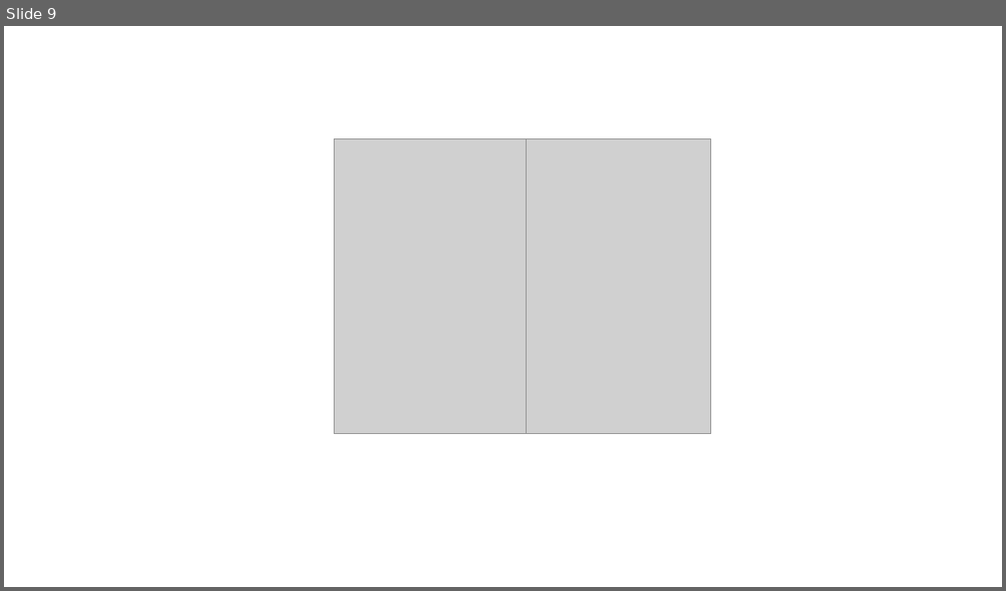
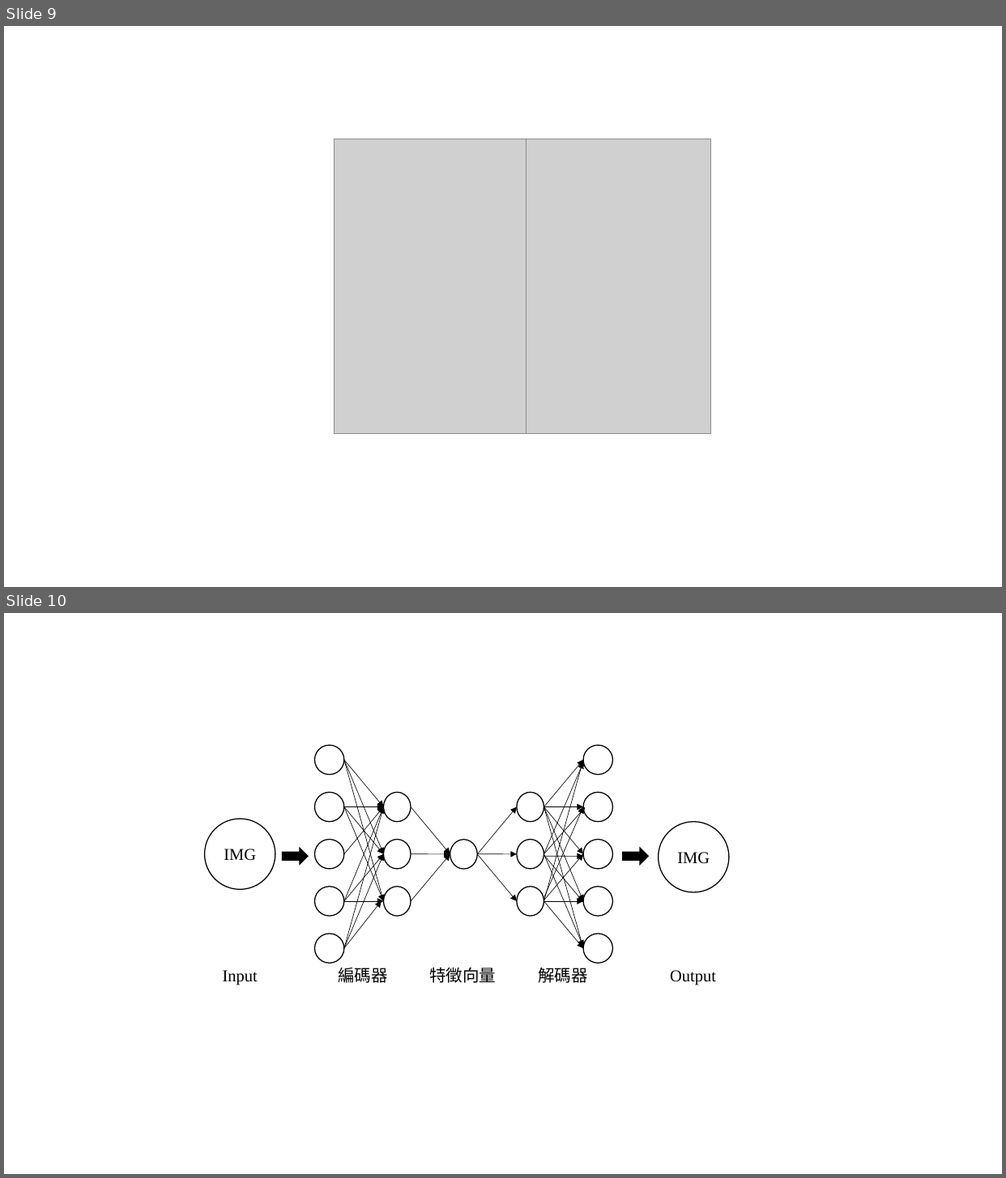
Before and after one commit to 10994015/paper, a slide deck: 論文/模型圖繪製.pptx. Shown one above the other, each under a label of ours: slide 9 before the commit, slides 9 and 10 after it. The pictures are 1006x591 and 1006x1178 pixels, drawn with LibreOffice and Linux fonts; fonts in the diff are those of the drawing; grey boxes stand for pictures. Boxes give left, top, right and bottom in pixels: in the first picture for what was removed or moved away, otherwise in the second. Text is boxed around its words. In the diff, an @@ line names an element or a change of style, - is before the commit and + after.

```diff
--- a/論文/模型圖繪製.pptx
+++ b/論文/模型圖繪製.pptx
@@ slide 10 added at (4,613,1002,1174), background #FFFFFF @@
@@ group added at (205,746,729,986): 34 arrows, 19 ellipses, 5 texts, 2 right arrows @@
+IMG
+編碼器
+解碼器
+IMG
+Input
+Output
+特徵向量
```
Also in this commit, not shown: 2 other files.
